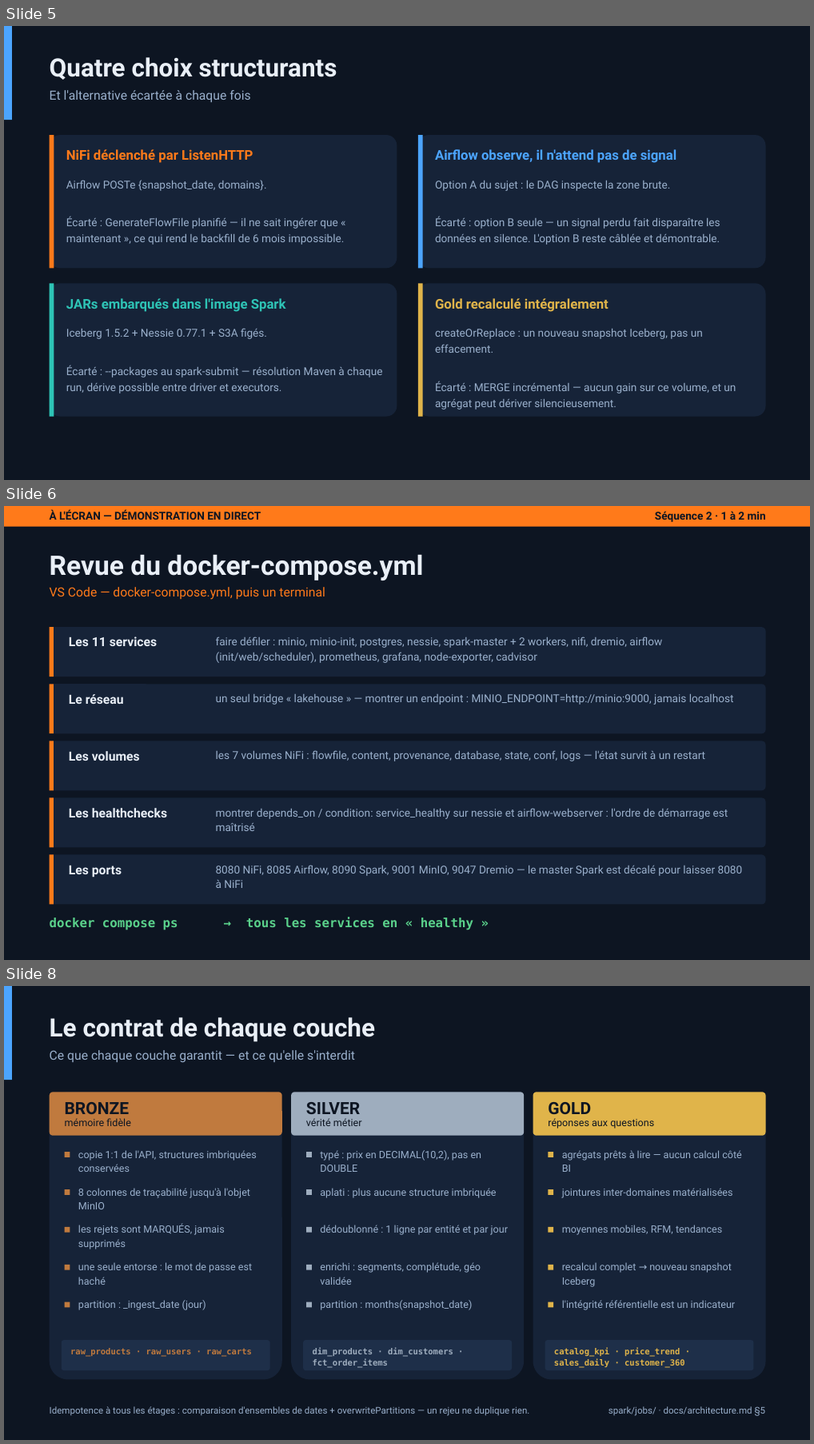
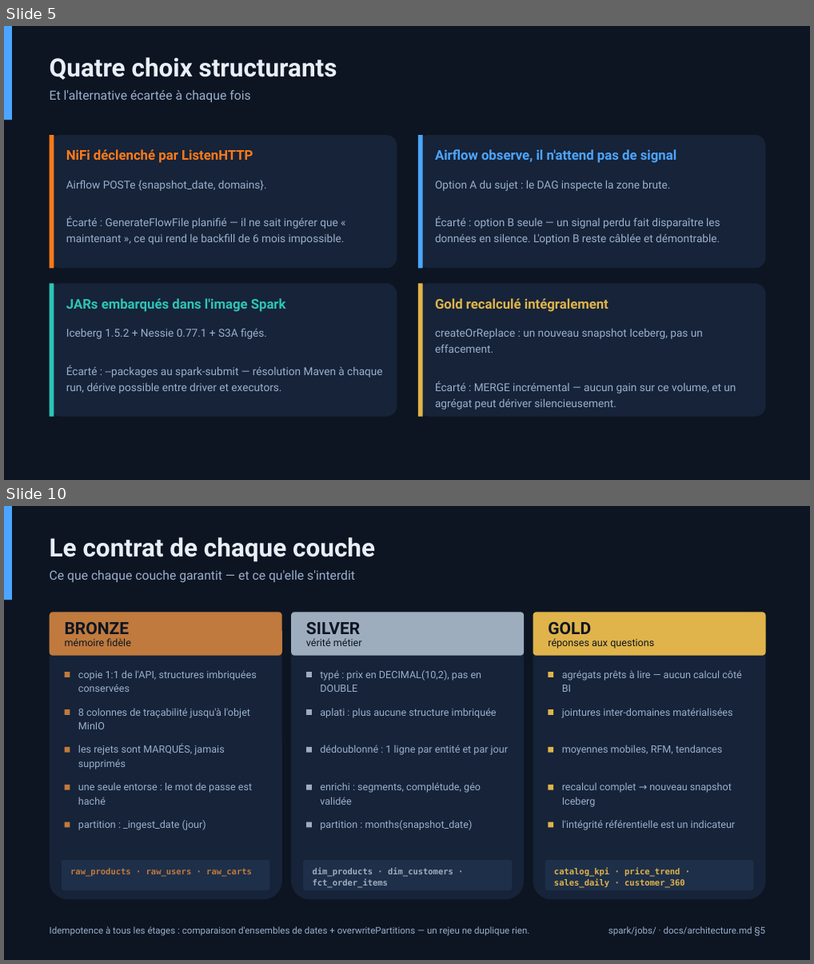
Before and after one commit to makabamegane-eng/dit-lakehouse-nifi-fakestore, a slide deck: slides/soutenance_lakehouse_nifi.pptx. Shown one above the other, each under a label of ours: slides 5, 6 and 8 before the commit, slides 5 and 10 after it; the slides between them are not shown. The pictures are 814x1444 and 814x964 pixels, drawn with LibreOffice and Linux fonts; fonts in the diff are those of the drawing. Boxes give left, top, right and bottom in pixels: in the first picture for what was removed or moved away, otherwise in the second. Text is boxed around its words. In the diff, an @@ line names an element or a change of style, - is before the commit and + after.

```diff
--- a/slides/soutenance_lakehouse_nifi.pptx
+++ b/slides/soutenance_lakehouse_nifi.pptx
@@ slide 6 removed at (4, 506, 810, 960), background #0D1522 @@
@@ rectangle removed at (4, 506, 810, 527) @@
@@ text removed at (50, 509, 261, 520) @@
-À L'ÉCRAN — DÉMONSTRATION EN DIRECT
@@ text removed at (655, 511, 766, 522) @@
-Séquence 2 · 1 à 2 min
@@ text removed at (50, 554, 423, 580) @@
-Revue du docker-compose.yml
@@ text removed at (50, 587, 326, 600) @@
-VS Code — docker-compose.yml, puis un terminal
@@ rounded rectangle removed at (50, 627, 766, 676) @@
@@ rectangle removed at (50, 627, 54, 676) @@
@@ text removed at (69, 636, 157, 646) @@
-Les 11 services
@@ text removed at (216, 636, 662, 663) @@
-faire défiler : minio, minio-init, postgres, nessie, spark-master + 2 workers, nifi, dremio, airflow (init/web/scheduler), prometheus, grafana, node-exporter, cadvisor
@@ rounded rectangle removed at (50, 684, 766, 733) @@
@@ rectangle removed at (50, 684, 54, 733) @@
@@ text removed at (69, 694, 124, 704) @@
-Le réseau
@@ text removed at (216, 694, 734, 704) @@
-un seul bridge « lakehouse » — montrer un endpoint : MINIO_ENDPOINT=http://minio:9000, jamais localhost
@@ rounded rectangle removed at (50, 740, 766, 790) @@
@@ rectangle removed at (50, 740, 54, 790) @@
@@ text removed at (69, 751, 140, 760) @@
-Les volumes
@@ text removed at (216, 750, 706, 761) @@
-les 7 volumes NiFi : flowfile, content, provenance, database, state, conf, logs — l'état survit à un restart
@@ rounded rectangle removed at (50, 797, 766, 847) @@
@@ rectangle removed at (50, 797, 54, 847) @@
@@ text removed at (69, 808, 167, 817) @@
-Les healthchecks
@@ text removed at (216, 808, 729, 831) @@
-montrer depends_on / condition: service_healthy sur nessie et airflow-webserver : l'ordre de démarrage est maîtrisé
@@ rounded rectangle removed at (50, 855, 766, 904) @@
@@ rectangle removed at (50, 855, 54, 904) @@
@@ text removed at (69, 865, 122, 877) @@
-Les ports
@@ text removed at (216, 864, 743, 888) @@
-8080 NiFi, 8085 Airflow, 8090 Spark, 9001 MinIO, 9047 Dremio — le master Spark est décalé pour laisser 8080 à NiFi
@@ text removed at (50, 916, 474, 929) @@
-docker compose ps → tous les services en « healthy »
@@ what was slide 8 is now slide 10 @@
```
Also in this commit, not shown: 5 slides changed, 7 slides added, 12 other files.
